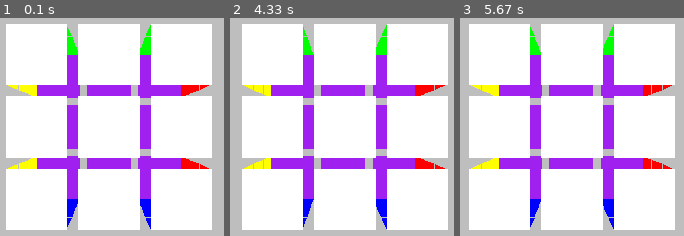
Above: before the commit, frames 1-3 (left to right).
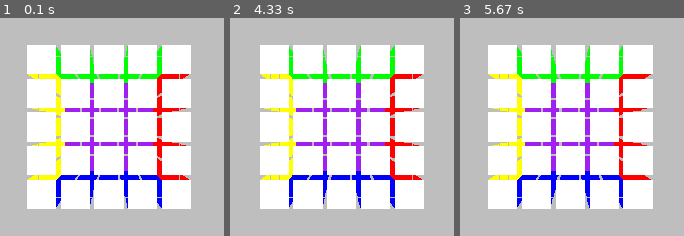
Above: after the commit, the same moments.

Repository: wordminer/rubix_3d_pygame
Game: pygame game, started from src/main.py
Same seed, same stepped clock (60 frames per second), same inputs: the game is played once before the commit and once after it.
Inputs:
- Up to frame 1 (0.1 s): no input
- Up to frame 2 (4.33 s): hold D 0.33-0.8 s; hold D 0.83-1.3 s; hold A 1.33-1.87 s; hold A 1.9-2.3 s; hold D 2.33-2.97 s; hold A 3-3.47 s; hold D 3.5-3.97 s; hold D from 4 s (still down)
- Up to frame 3 (5.67 s): release D at 4.47 s; hold A 4.5-5.03 s; hold A 5.07-5.47 s; hold D from 5.5 s (still down)

The runs differ from the first frame. In frame 1, 52% of the frame differs, in the area x 2-95%, y 2-98%; in frame 2, 52%; in frame 3, 52%.

Commit message:
fixing block appear

Diff:
--- a/src/Rubix_ctr/Rubix.py
+++ b/src/Rubix_ctr/Rubix.py
@@ -52,6 +52,29 @@
         #     for face in k[1]:
         #         print(face)
 
+    def set_color(self, Camera_pos : tuple[float, float, float]):
+        Del_block = []
+
+        for k,block_pos in enumerate(self.block):
+            #set face distance using midle point of square
+            Color = []
+            for face_stt in const.FACE_POS:
+                Mid_pos = Midle_3D_line(block_pos[1][face_stt[1]], block_pos[1][face_stt[3]])
+                Color.append(color_set.Get_color(Mid_pos, (self.block_x, self.block_y, self.block_z),
+                                                            self.block_side,
+                                                            self.block_distance))
+
+            if all(color_face == None for color_face in Color):
+                Del_block.append(k)
+                continue
+
+            self.Color_face.append(Color.copy())
+
+        for block_d in Del_block:
+            del(self.block[block_d])
+            for k in range(len(Del_block)):
+                Del_block[k] -= 1
+
 
     def set_distance_argument(self, Camera_pos : tuple[float, float, float]):
         self.Block_appear = []
@@ -71,16 +94,9 @@
 
             #set face distance using midle point of square
             Face_dis = []
-            Color = []
             for k,face_stt in enumerate(const.FACE_POS):
                 Mid_pos = Midle_3D_line(block_pos[1][face_stt[1]], block_pos[1][face_stt[3]])
                 Face_dis.append([distance_in_space(Camera_pos, Mid_pos),k])
-                Color.append(color_set.Get_color(Mid_pos, (self.block_x, self.block_y, self.block_z),
-                                                            self.block_side,
-                                                            self.block_distance))
-
-            if len(self.Color_face) < len(self.block):
-                self.Color_face.append(Color.copy())
 
             Face_dis.sort(reverse=True)
             self.face_appear.append(Face_dis.copy())
--- /dev/null
+++ b/src/argorithm/touch_polygon.py
@@ -0,0 +1,58 @@
+def pt_2an(a,b,c,a1,b1,c1): #find consider of ac + by = c and a1x + b1y = c1
+    if  a*b1 == a1*b:
+        return
+    if a != 0:
+        y = (a*c1 - a1*c) / (a*b1 - a1*b)
+        x = (c - b*y) / a
+    elif a1 != 0:
+        y = (a1*c - a*c1) / (a1*b - a*b1)
+        x = (c1 - b1*y) / a1
+    elif b != 0:
+        x = (b*c1 - b1*c) / (a1*b - a*b1)
+        y = (c - a*x) / b
+    elif b1 != 0:
+        x = (b1*c - b*c1) / (a*b1 - a1*b)
+        y = (c1 - a1*x) / b1
+    return [x,y]
+
+def Point_in_line(PointA,PointB,Point):#kiem tra xem Point co nam trong khoang AB ko
+    if PointA[0] == PointB[0]:
+        if PointA[1] >= PointB[1]:
+            if PointB[1] < Point[1] < PointA[1]:
+                return True
+        else:
+            if PointA[1] < Point[1] < PointB[1]:
+                return True
+    elif PointA[0] > PointB[0]:
+        if PointB[0] < Point[0] <PointA[0]:
+            return True
+    else:
+        if PointA[0] < Point[0] <PointB[0]:
+            return True
+    return False
+
+def line(A,B): # tao duong thang di qua 2 diem A,B
+	vt_pt_AB = [-(A[1] - B[1]),A[0] - B[0]]
+	a = vt_pt_AB[0]
+	b = vt_pt_AB[1]
+	c = A[0]*vt_pt_AB[0] + A[1]*vt_pt_AB[1]
+	return [a,b,c]
+	#pt duong thang co dang ax + by = c
+
+def point_in_polygon(point,Polygon,Center):#check if the point inside the polygon have Center is the inside point
+    count = 0
+    if point == Center:
+        return True
+    for k in range(len(Polygon)):
+        line_polygon = line(Polygon[k - 1] , Polygon[k])
+        line_point = line(Center,point)
+        Intersection = pt_2an(line_polygon[0],line_polygon[1],line_polygon[2],line_point[0],line_point[1],line_point[2])
+        if Intersection == None:
+            count += 1
+        else:
+            if Point_in_line(Center,point,Intersection):
+                return False
+    if count == len(Polygon) - 1:
+        return False
+
+    return True
--- a/src/main.py
+++ b/src/main.py
@@ -7,10 +7,11 @@
 import const
 
 game_dis = WINDOW(const.WIN_WIDTH, const.WIN_HIGHT)
-Cube = Rubix.Rubix_cube(3,3,3,1,0.2)
+Cube = Rubix.Rubix_cube(5,5,5,1,0.2)
 Mouse = Handle_mouse()
 
 Cube.create_cube()
+Cube.set_color(const.CAMERA_COORD)
 
 x = 0
 
@@ -40,7 +41,7 @@
 
     game_dis.window.fill("GRAY")
 
-    Cube.show_rubix_face(game_dis, const.CAMERA_COORD, [50,50], ["RED", 5])
+    Cube.show_rubix_face(game_dis, const.CAMERA_COORD, [20,20], ["RED", 5])
 
     #Cube.show_rubix_point(game_dis, const.CAMERA_COORD, [50,50], ["RED", 5])
 
